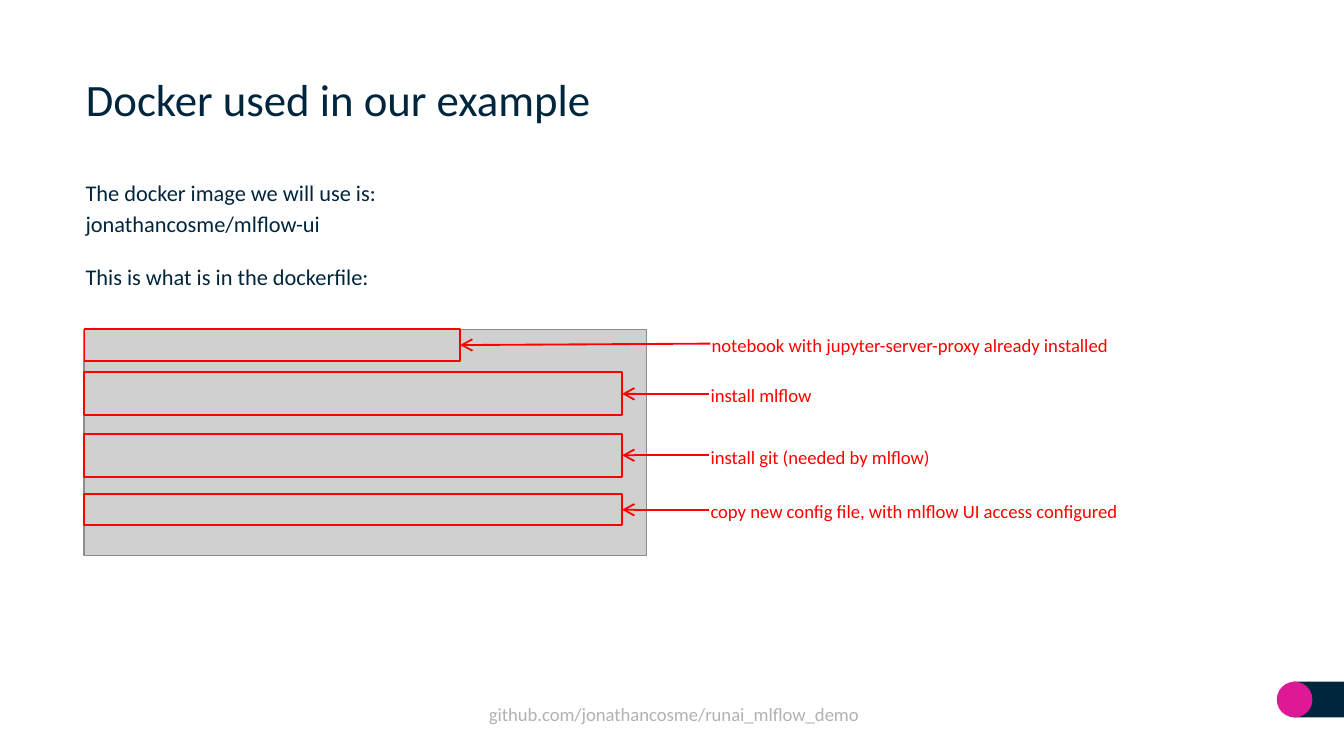
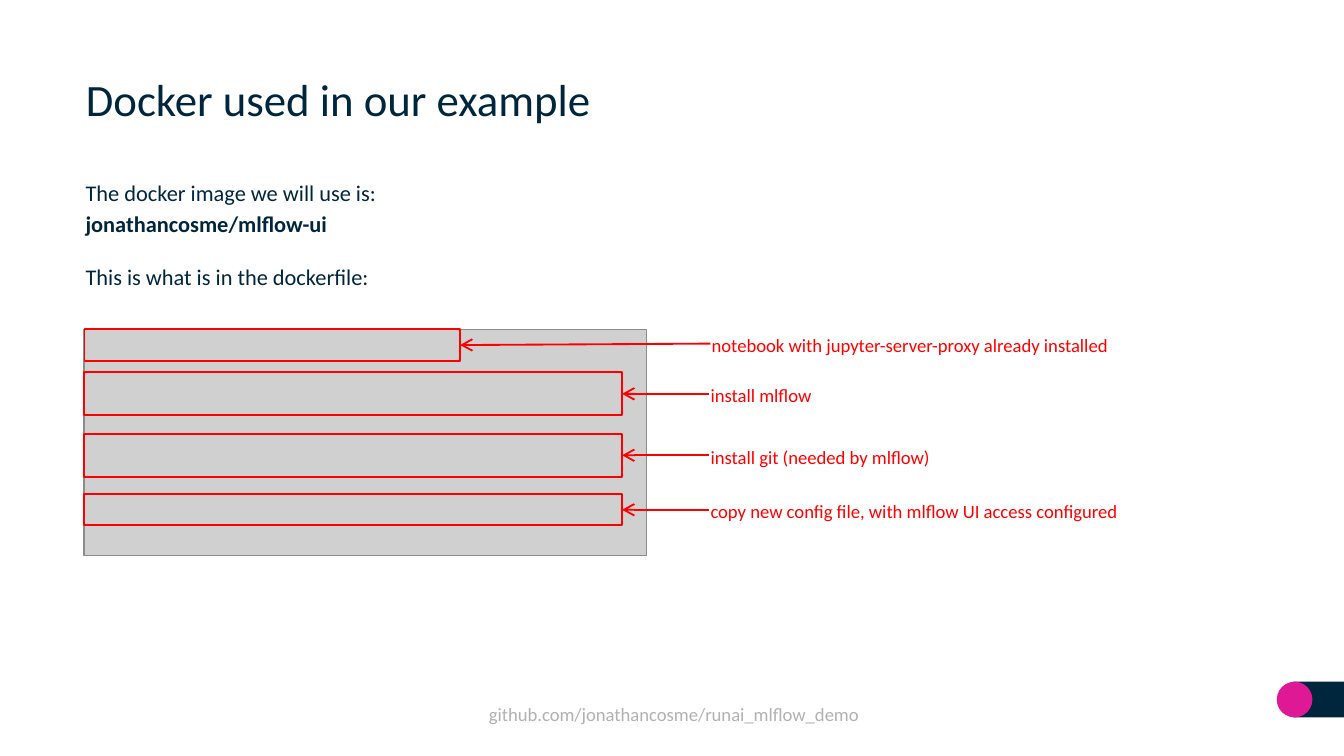
Before and after one commit to jonathancosme/runai_mlflow_demo, a slide deck: slide 13 of docs/runai_mlflow_ui.pptx. Drawn at 1344x756 pixels with LibreOffice and Linux fonts; fonts in the diff are those of the drawing; grey boxes stand for pictures; background and template pictures are left out. Boxes give left, top, right and bottom in pixels: in the first picture for what was removed or moved away, otherwise in the second. Text is boxed around its words. In the diff, an @@ line names an element or a change of style, - is before the commit and + after.

```diff
--- a/docs/runai_mlflow_ui.pptx
+++ b/docs/runai_mlflow_ui.pptx
@@ text at [86,216,327,236]: bold on in "jonathancosme/mlflow-ui" @@
```
Also in this commit, not shown: 5 other slides changed, 3 other files.
